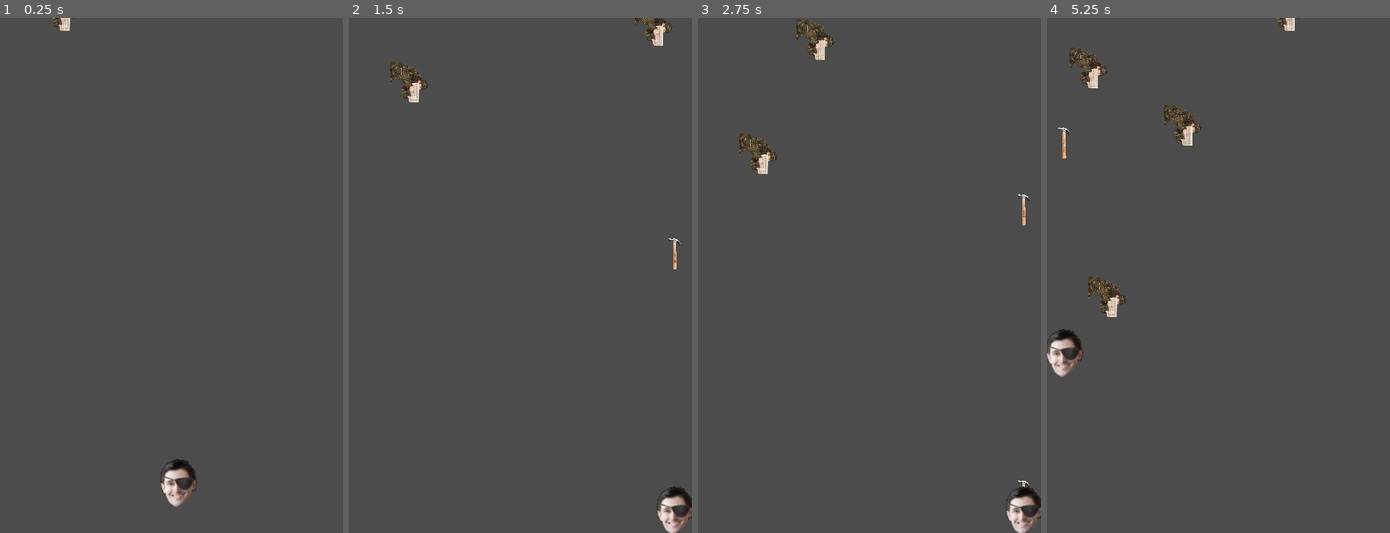
Above: before the commit, frames 1-4 (left to right).
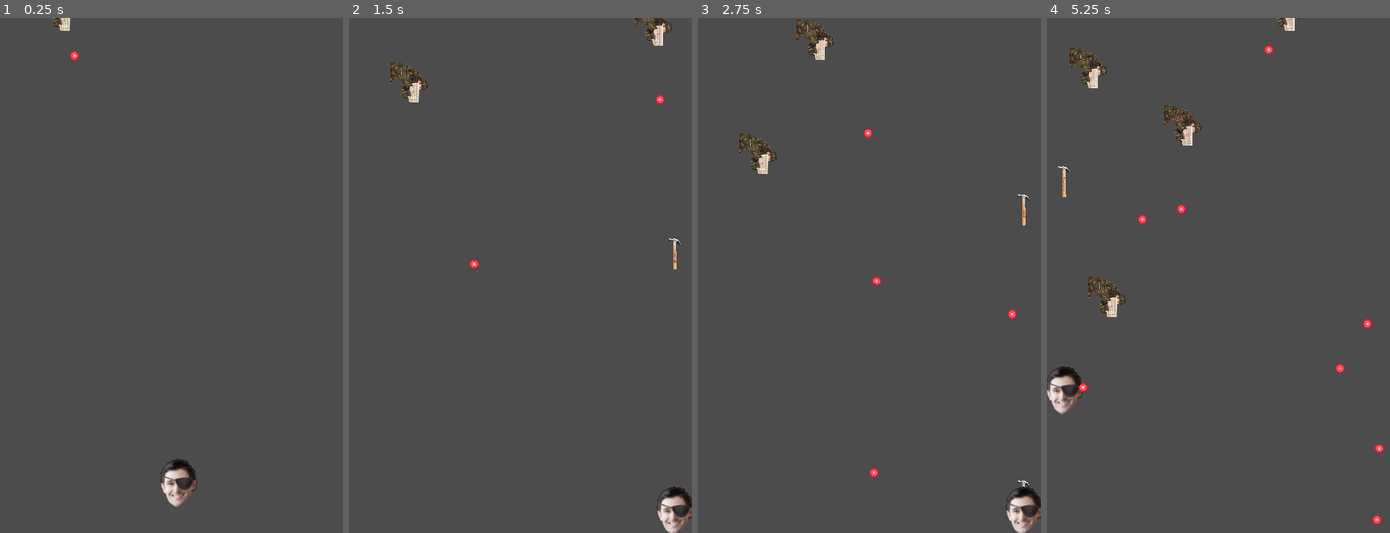
Above: after the commit, the same moments.

Repository: TheMinesAreShakin/AT-HOK
Game: Godot game, scene res://src/levels/Level01.tscn
Same seed, same stepped clock (60 frames per second), same inputs: the game is played once before the commit and once after it.
Inputs:
- Up to frame 1 (0.25 s): no input
- Up to frame 2 (1.5 s): hold D (MoveRight) 0.53-1.28 s; hold Space (Shoot) 0.53-1.28 s; hold S (MoveDown) from 1.28 s (still down); tap Space (Shoot) at 1.35 s
- Up to frame 3 (2.75 s): release S (MoveDown) at 2.03 s; hold D (MoveRight) from 2.03 s (still down); hold Space (Shoot) from 2.03 s (still down)
- Up to frame 4 (5.25 s): release D (MoveRight) at 2.78 s; release Space (Shoot) at 2.78 s; hold W (MoveUp) 2.78-3.53 s; tap Space (Shoot) at 2.85, 4.35 s; hold Space (Shoot) 3.53-4.28 s; hold A (MoveLeft) 3.53-5.03 s; hold S (MoveDown) from 5.03 s (still down); hold Space (Shoot) from 5.03 s (still down)

The runs differ from the first frame. In frame 1, less than 0.1% of the frame differs, in the area x 20-24%, y 6-9%; in frame 2, less than 0.1%; in frame 3, 0.1%; in frame 4, 1.6%, in the area x 0-99%, y 5-99%.

Commit message:
enemies now shoot

Diff:
--- /dev/null
+++ b/player_data.gd
@@ -0,0 +1,46 @@
+extends Node
+
+# defines custom signals that can be emitted using emit_signal("[signal name]")
+signal score_updated
+signal player_died
+signal player_lost_health
+
+var score: int = 0 setget set_score, get_score
+var health: int = 0 setget set_health, get_health
+var position: Vector2 = Vector2.ZERO setget set_position, get_position
+
+
+func set_score(value: int) -> void:
+	score = value
+	emit_signal("score_updated")
+
+
+func get_score() -> int:
+	return score
+
+
+func set_health(value: int) -> void:
+	health = value
+	emit_signal("player_lost_health")
+
+	if health <= 0:
+		emit_signal("player_died")
+
+
+func get_health() -> int:
+	return health
+
+
+func hit_player_for(damage_amount: int):
+	# specifying self.health will use the setter function as well
+	#self.health -= damage_amount
+	# I think the following way makes the code more explicit #thezenofpython
+	set_health(health - damage_amount)
+
+
+func set_position(value: Vector2) -> void:
+	position = value
+
+
+func get_position() -> Vector2:
+	return position
--- a/project.godot
+++ b/project.godot
@@ -13,6 +13,10 @@
 config/name="Attorney Tom and the Hammer of Knowledge"
 run/main_scene="res://src/levels/Level01.tscn"
 config/icon="res://icon.png"
+
+[autoload]
+
+PlayerData="*res://src/autoload/PlayerData.tscn"
 
 [display]
 
@@ -65,6 +69,7 @@
 2d_physics/layer_1="player"
 2d_physics/layer_2="hammers"
 2d_physics/layer_3="enemies"
+2d_physics/layer_4="projectiles"
 
 [physics]
 
--- /dev/null
+++ b/src/autoload/PlayerData.tscn
@@ -0,0 +1,6 @@
+[gd_scene load_steps=2 format=2]
+
+[ext_resource path="res://player_data.gd" type="Script" id=1]
+
+[node name="PlayerData" type="Node"]
+script = ExtResource( 1 )
--- a/src/entities/Enemy.tscn
+++ b/src/entities/Enemy.tscn
@@ -11,7 +11,7 @@
 
 [node name="Enemy" type="KinematicBody2D"]
 collision_layer = 4
-collision_mask = 3
+collision_mask = 2
 script = ExtResource( 2 )
 
 [node name="Sprite" type="Sprite" parent="."]
@@ -24,7 +24,7 @@
 shape = SubResource( 1 )
 
 [node name="HitBox" type="Area2D" parent="."]
-collision_layer = 4
+collision_layer = 0
 collision_mask = 2
 monitorable = false
 
@@ -33,4 +33,10 @@
 position = Vector2( 0, -4 )
 shape = SubResource( 2 )
 
+[node name="ProjectileEmmiter" type="Position2D" parent="."]
+position = Vector2( 9, 37 )
+
+[node name="Timer" type="Timer" parent="."]
+one_shot = true
+
 [connection signal="body_entered" from="HitBox" to="." method="_on_HitBox_body_entered"]
--- a/src/entities/Player.gd
+++ b/src/entities/Player.gd
@@ -33,6 +33,9 @@
 	$".".global_position.x = clamp($".".global_position.x, player_lower_limit.x, player_upper_limit.x)
 	$".".global_position.y = clamp($".".global_position.y, player_lower_limit.y, player_upper_limit.y)
 
+	#update player position in data
+	PlayerData.position = $".".global_position
+
 	# check shooting
 	shoot()
 
--- a/src/entities/Player.tscn
+++ b/src/entities/Player.tscn
@@ -6,8 +6,13 @@
 [sub_resource type="CapsuleShape2D" id=1]
 radius = 27.0
 
+[sub_resource type="CapsuleShape2D" id=2]
+radius = 29.0
+height = 18.0
+
 [node name="Player" type="KinematicBody2D"]
-collision_mask = 0
+position = Vector2( 0, 1 )
+collision_mask = 12
 script = ExtResource( 2 )
 
 [node name="Sprite" type="Sprite" parent="."]
@@ -15,8 +20,17 @@
 texture = ExtResource( 1 )
 
 [node name="CollisionShape2D" type="CollisionShape2D" parent="."]
-position = Vector2( -1, -3 )
+position = Vector2( -1, -2 )
 shape = SubResource( 1 )
 
 [node name="Timer" type="Timer" parent="."]
 one_shot = true
+
+[node name="Hitbox" type="Area2D" parent="."]
+collision_layer = 0
+collision_mask = 12
+
+[node name="CollisionShape2D" type="CollisionShape2D" parent="Hitbox"]
+modulate = Color( 0.00784314, 0.231373, 1, 1 )
+position = Vector2( -1, -2 )
+shape = SubResource( 2 )
--- a/src/entities/enemy.gd
+++ b/src/entities/enemy.gd
@@ -2,7 +2,8 @@
 
 
 export var velocity: int = 100
-
+export var fire_delay: float = 1.5
+var projectile: PackedScene = preload("res://src/objects/Projectile.tscn")
 
 func _process(delta: float) -> void:
 	remove_off_screen()
@@ -10,6 +11,7 @@
 		0,
 		velocity * delta
 	))
+	fire()
 
 
 func _on_HitBox_body_entered(body: Node) -> void:
@@ -25,3 +27,24 @@
 	# free when enemy moves off screen
 	if $".".global_position.y > ProjectSettings.get_setting("display/window/size/height") + 35:
 		queue_free()
+
+
+func fire() -> void:
+	if $Timer.is_stopped():
+		# instance projectile
+		var new_projectile: Node = projectile.instance()
+		# set projectile position to position of emitter
+		new_projectile.global_position = $ProjectileEmmiter.global_position
+		# set normalized vector of direction toward player from proj emmiter
+		var player_direction: Vector2 = Vector2(
+			(PlayerData.position.x - $ProjectileEmmiter.global_position.x),
+			(PlayerData.position.y - $ProjectileEmmiter.global_position.y)
+		).normalized()
+		# if the player is past the enemy just shoot forward
+		if player_direction.y < 0:
+			player_direction = Vector2.DOWN
+		new_projectile.direction = player_direction
+		# add to parent scene so that projectile is not deleted if enemy is killed
+		get_parent().add_child(new_projectile)
+		# start timer
+		$Timer.start(fire_delay)
--- /dev/null
+++ b/src/objects/Projectile.tscn
@@ -0,0 +1,17 @@
+[gd_scene load_steps=4 format=2]
+
+[ext_resource path="res://assets/ball.png" type="Texture" id=1]
+[ext_resource path="res://src/objects/projectile.gd" type="Script" id=2]
+
+[sub_resource type="CircleShape2D" id=1]
+radius = 7.0
+
+[node name="Projectile" type="KinematicBody2D"]
+collision_layer = 8
+script = ExtResource( 2 )
+
+[node name="Sprite" type="Sprite" parent="."]
+texture = ExtResource( 1 )
+
+[node name="CollisionShape2D" type="CollisionShape2D" parent="."]
+shape = SubResource( 1 )
--- /dev/null
+++ b/src/objects/projectile.gd
@@ -0,0 +1,20 @@
+extends KinematicBody2D
+
+var velocity: Vector2 = Vector2.ZERO
+var max_velocity: Vector2 = Vector2(300, 300)
+var direction: Vector2 = Vector2.ZERO
+
+
+func _process(delta: float) -> void:
+	remove_off_screen()
+
+	velocity = direction * max_velocity
+	move_and_collide(velocity * delta)
+
+
+func remove_off_screen() -> void:
+	# free when hammer moves off screen
+	if $".".global_position.y < 0 or $".".global_position.y > ProjectSettings.get_setting("display/window/size/height"):
+		queue_free()
+	elif $".".global_position.x < 0 or $".".global_position.x > ProjectSettings.get_setting("display/window/size/height"):
+		queue_free()
Binary file added: assets/ball.png
Not shown, added: assets/ball.png.import
Not shown: 1 places in src/entities/Player.tscn that only renumber resources
